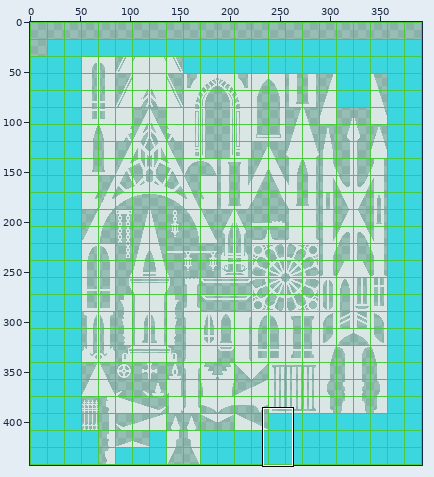
A sprite sheet gets an edit: Assets/Sprites/AllTiles.png. The first picture is a wide view before the edit; the outline marks the close-up.
Close-up. Before the edit:
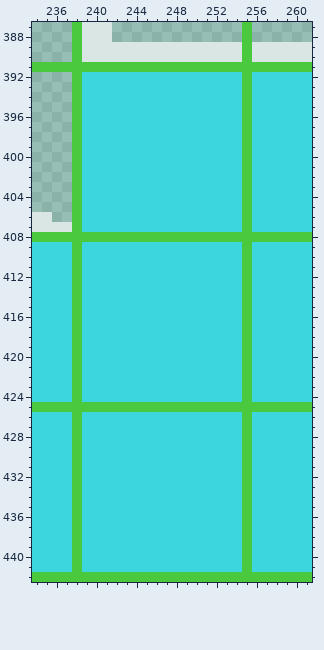
The file is 392x443 pixels. Colours within 5 levels of each other are drawn and written as one. Shown: x 234..261, y 387..442.
The result:
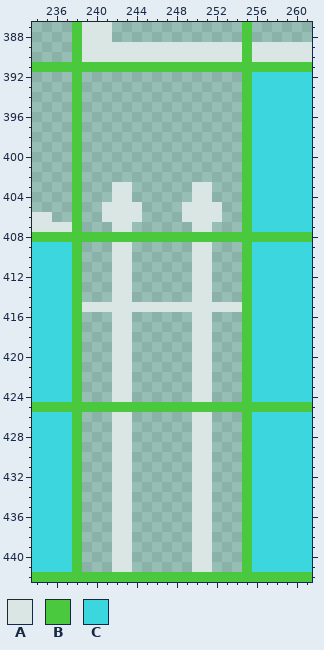
Palette (. is transparent): A #dae6e4  B #4ac93e  C #3cd6de
The exact change:
@@ x 234..261 @@
 391 BBBBBBBBBBBBBBBBBBBBBBBBBBBB
-392 ....BCCCCCCCCCCCCCCCCBCCCCCC
-393 ....BCCCCCCCCCCCCCCCCBCCCCCC
-394 ....BCCCCCCCCCCCCCCCCBCCCCCC
-395 ....BCCCCCCCCCCCCCCCCBCCCCCC
-396 ....BCCCCCCCCCCCCCCCCBCCCCCC
-397 ....BCCCCCCCCCCCCCCCCBCCCCCC
-398 ....BCCCCCCCCCCCCCCCCBCCCCCC
-399 ....BCCCCCCCCCCCCCCCCBCCCCCC
-400 ....BCCCCCCCCCCCCCCCCBCCCCCC
-401 ....BCCCCCCCCCCCCCCCCBCCCCCC
-402 ....BCCCCCCCCCCCCCCCCBCCCCCC
-403 ....BCCCCCCCCCCCCCCCCBCCCCCC
-404 ....BCCCCCCCCCCCCCCCCBCCCCCC
-405 ....BCCCCCCCCCCCCCCCCBCCCCCC
-406 AA..BCCCCCCCCCCCCCCCCBCCCCCC
-407 AAAABCCCCCCCCCCCCCCCCBCCCCCC
+392 ....B................BCCCCCC
+393 ....B................BCCCCCC
+394 ....B................BCCCCCC
+395 ....B................BCCCCCC
+396 ....B................BCCCCCC
+397 ....B................BCCCCCC
+398 ....B................BCCCCCC
+399 ....B................BCCCCCC
+400 ....B................BCCCCCC
+401 ....B................BCCCCCC
+402 ....B................BCCCCCC
+403 ....B...AA......AA...BCCCCCC
+404 ....B...AA......AA...BCCCCCC
+405 ....B..AAAA....AAAA..BCCCCCC
+406 AA..B..AAAA....AAAA..BCCCCCC
+407 AAAAB...AA......AA...BCCCCCC
 408 BBBBBBBBBBBBBBBBBBBBBBBBBBBB
-409 CCCCBCCCCCCCCCCCCCCCCBCCCCCC
-410 CCCCBCCCCCCCCCCCCCCCCBCCCCCC
-411 CCCCBCCCCCCCCCCCCCCCCBCCCCCC
-412 CCCCBCCCCCCCCCCCCCCCCBCCCCCC
-413 CCCCBCCCCCCCCCCCCCCCCBCCCCCC
-414 CCCCBCCCCCCCCCCCCCCCCBCCCCCC
-415 CCCCBCCCCCCCCCCCCCCCCBCCCCCC
-416 CCCCBCCCCCCCCCCCCCCCCBCCCCCC
-417 CCCCBCCCCCCCCCCCCCCCCBCCCCCC
-418 CCCCBCCCCCCCCCCCCCCCCBCCCCCC
-419 CCCCBCCCCCCCCCCCCCCCCBCCCCCC
-420 CCCCBCCCCCCCCCCCCCCCCBCCCCCC
-421 CCCCBCCCCCCCCCCCCCCCCBCCCCCC
-422 CCCCBCCCCCCCCCCCCCCCCBCCCCCC
-423 CCCCBCCCCCCCCCCCCCCCCBCCCCCC
-424 CCCCBCCCCCCCCCCCCCCCCBCCCCCC
+409 CCCCB...AA......AA...BCCCCCC
+410 CCCCB...AA......AA...BCCCCCC
+411 CCCCB...AA......AA...BCCCCCC
+412 CCCCB...AA......AA...BCCCCCC
+413 CCCCB...AA......AA...BCCCCCC
+414 CCCCB...AA......AA...BCCCCCC
+415 CCCCBAAAAAAAAAAAAAAAABCCCCCC
+416 CCCCB...AA......AA...BCCCCCC
+417 CCCCB...AA......AA...BCCCCCC
+418 CCCCB...AA......AA...BCCCCCC
+419 CCCCB...AA......AA...BCCCCCC
+420 CCCCB...AA......AA...BCCCCCC
+421 CCCCB...AA......AA...BCCCCCC
+422 CCCCB...AA......AA...BCCCCCC
+423 CCCCB...AA......AA...BCCCCCC
+424 CCCCB...AA......AA...BCCCCCC
 425 BBBBBBBBBBBBBBBBBBBBBBBBBBBB
-426 CCCCBCCCCCCCCCCCCCCCCBCCCCCC
-427 CCCCBCCCCCCCCCCCCCCCCBCCCCCC
-428 CCCCBCCCCCCCCCCCCCCCCBCCCCCC
-429 CCCCBCCCCCCCCCCCCCCCCBCCCCCC
-430 CCCCBCCCCCCCCCCCCCCCCBCCCCCC
-431 CCCCBCCCCCCCCCCCCCCCCBCCCCCC
-432 CCCCBCCCCCCCCCCCCCCCCBCCCCCC
-433 CCCCBCCCCCCCCCCCCCCCCBCCCCCC
-434 CCCCBCCCCCCCCCCCCCCCCBCCCCCC
-435 CCCCBCCCCCCCCCCCCCCCCBCCCCCC
-436 CCCCBCCCCCCCCCCCCCCCCBCCCCCC
-437 CCCCBCCCCCCCCCCCCCCCCBCCCCCC
-438 CCCCBCCCCCCCCCCCCCCCCBCCCCCC
-439 CCCCBCCCCCCCCCCCCCCCCBCCCCCC
-440 CCCCBCCCCCCCCCCCCCCCCBCCCCCC
-441 CCCCBCCCCCCCCCCCCCCCCBCCCCCC
+426 CCCCB...AA......AA...BCCCCCC
+427 CCCCB...AA......AA...BCCCCCC
+428 CCCCB...AA......AA...BCCCCCC
+429 CCCCB...AA......AA...BCCCCCC
+430 CCCCB...AA......AA...BCCCCCC
+431 CCCCB...AA......AA...BCCCCCC
+432 CCCCB...AA......AA...BCCCCCC
+433 CCCCB...AA......AA...BCCCCCC
+434 CCCCB...AA......AA...BCCCCCC
+435 CCCCB...AA......AA...BCCCCCC
+436 CCCCB...AA......AA...BCCCCCC
+437 CCCCB...AA......AA...BCCCCCC
+438 CCCCB...AA......AA...BCCCCCC
+439 CCCCB...AA......AA...BCCCCCC
+440 CCCCB...AA......AA...BCCCCCC
+441 CCCCB...AA......AA...BCCCCCC
 442 BBBBBBBBBBBBBBBBBBBBBBBBBBBB
Boxes around the changes in both close-ups, in picture pixels (x1, y1, x2, y2):
changed: (82, 72, 242, 572)
